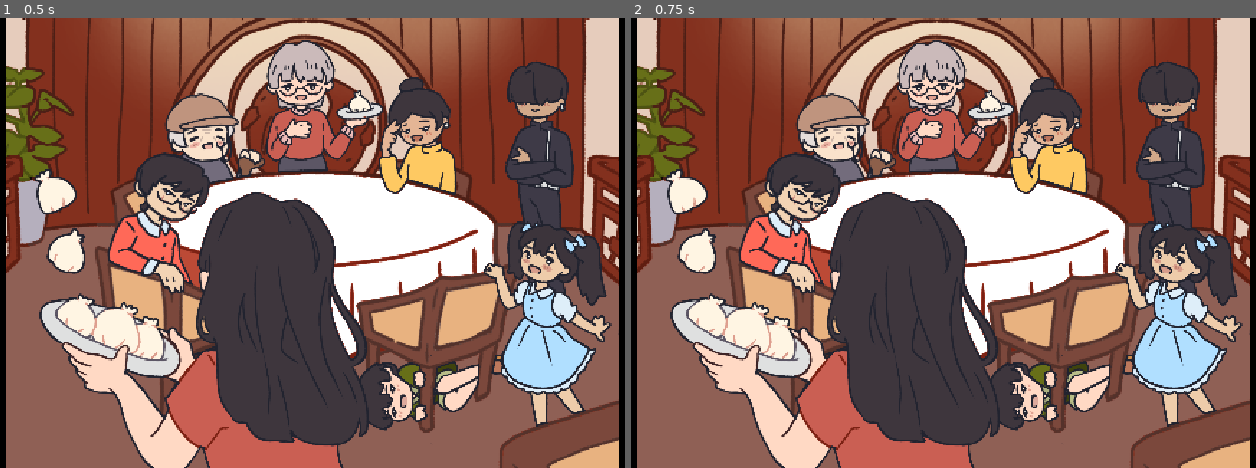
Above: before the commit, frames 1-2 (left to right).
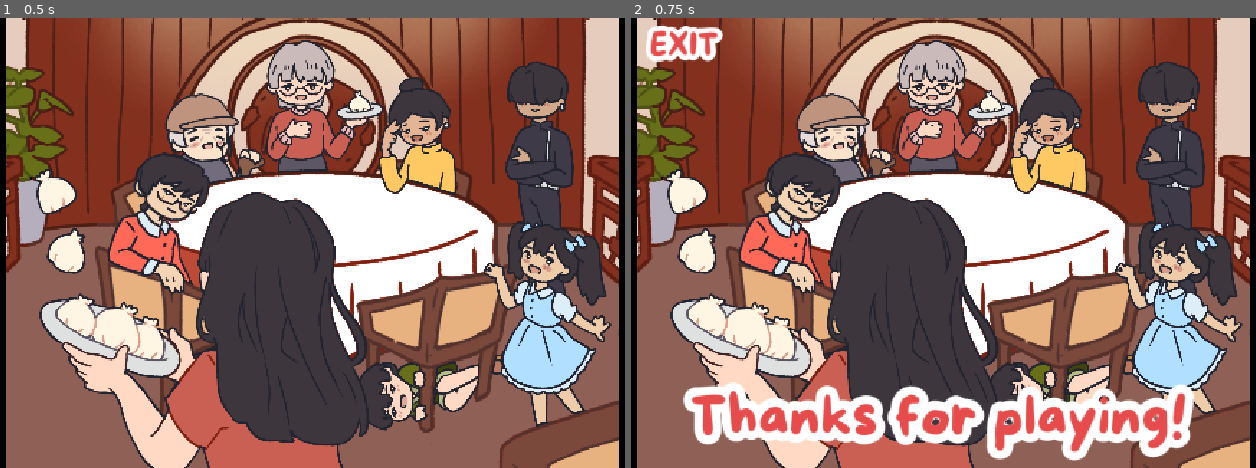
Above: after the commit, the same moments.

Repository: game-dev-besties/lupe_game
Game: Godot game, scene res://scenes/ending.tscn
Same seed, same stepped clock (60 frames per second), same inputs: the game is played once before the commit and once after it. This scene is started directly instead of the project's main scene.
Inputs (mouse positions are in pixels of both pictures, inside the frame that each line leads up to):
- Up to frame 1 (0.5 s): no input
- Up to frame 2 (0.75 s): tap Enter (ui_accept) at 0.5 s; move the mouse to (1118, 220) at 0.52 s; hold Right (ui_right) from 0.53 s (still down); hold Enter (ui_accept) from 0.53 s (still down); click (1118, 220) at 0.67 s

Frame 1 is identical in both runs. In frame 2, 9.4% of the frame differs, in the area x 2-91%, y 1-99%.

Commit message:
edited neddingi

Diff:
--- a/scenes/ending.tscn
+++ b/scenes/ending.tscn
@@ -1,9 +1,12 @@
-[gd_scene load_steps=3 format=3 uid="uid://2xnvnjwuapl5"]
+[gd_scene load_steps=5 format=3 uid="uid://2xnvnjwuapl5"]
 
 [ext_resource type="Texture2D" uid="uid://3wkrh1a16fxl" path="res://assets/cutscene/cutscene1.png" id="1_mqjok"]
+[ext_resource type="Script" uid="uid://d0ttd3404m58n" path="res://scripts/ending.gd" id="1_nfmnx"]
 [ext_resource type="AudioStream" uid="uid://cbeq58b14p01b" path="res://assets/FinalCutsceneZither.mp3" id="2_fyrdv"]
+[ext_resource type="FontFile" uid="uid://c5fngeyt7vs3s" path="res://assets/more-sugar.regular.ttf" id="4_qa3ag"]
 
 [node name="Node2D" type="Node2D"]
+script = ExtResource("1_nfmnx")
 
 [node name="ColorRect" type="ColorRect" parent="."]
 offset_left = -95.0
@@ -17,7 +20,49 @@
 scale = Vector2(0.396494, 0.396494)
 texture = ExtResource("1_mqjok")
 
-[node name="AudioStreamPlayer3D" type="AudioStreamPlayer3D" parent="."]
+[node name="AudioStreamPlayer2D" type="AudioStreamPlayer2D" parent="."]
 stream = ExtResource("2_fyrdv")
 autoplay = true
 parameters/looping = true
+
+[node name="Exit" type="Label" parent="."]
+offset_left = 153.0
+offset_top = 12.0
+offset_right = 254.0
+offset_bottom = 67.0
+theme_override_colors/font_color = Color(0.901961, 0.298039, 0.298039, 1)
+theme_override_colors/font_outline_color = Color(1, 1, 1, 1)
+theme_override_constants/outline_size = 30
+theme_override_fonts/font = ExtResource("4_qa3ag")
+theme_override_font_sizes/font_size = 45
+text = "EXIT"
+
+[node name="MenuButton" type="ColorRect" parent="Exit"]
+layout_mode = 1
+anchors_preset = -1
+anchor_left = -6.06905
+anchor_top = 4.96057
+anchor_right = -6.06905
+anchor_bottom = 4.96057
+offset_left = -160.026
+offset_top = -373.989
+offset_right = 713.974
+offset_bottom = -196.989
+color = Color(1, 1, 1, 0)
+metadata/_edit_use_anchors_ = true
+
+[node name="ThanksForPlaying" type="Label" parent="."]
+offset_left = 211.0
+offset_top = 528.0
+offset_right = 1151.0
+offset_bottom = 654.0
+theme_override_colors/font_color = Color(0.901961, 0.298039, 0.298039, 1)
+theme_override_colors/font_outline_color = Color(1, 1, 1, 1)
+theme_override_constants/outline_size = 50
+theme_override_fonts/font = ExtResource("4_qa3ag")
+theme_override_font_sizes/font_size = 80
+text = "Thanks for playing!"
+
+[connection signal="gui_input" from="Exit/MenuButton" to="." method="_on_menu_button_gui_input"]
+[connection signal="mouse_entered" from="Exit/MenuButton" to="." method="_on_menu_button_mouse_entered"]
+[connection signal="mouse_exited" from="Exit/MenuButton" to="." method="_on_menu_button_mouse_exited"]
--- a/scenes/game_loss.tscn
+++ b/scenes/game_loss.tscn
@@ -175,7 +175,6 @@
 offset_right = 713.974
 offset_bottom = -196.989
 color = Color(1, 1, 1, 0)
-metadata/_edit_use_anchors_ = true
 
 [node name="flute" type="AudioStreamPlayer2D" parent="."]
 stream = ExtResource("4_ismcj")
--- /dev/null
+++ b/scripts/ending.gd
@@ -0,0 +1,24 @@
+extends Node2D
+@onready var menu = load("res://scenes/main_menu.tscn") as PackedScene
+
+func _ready():
+	$Exit.visible = false
+	$ThanksForPlaying.visible = false
+
+func _process(delta):
+	if Input.is_action_just_pressed("ui_accept"):
+		$Exit.visible = true
+		$ThanksForPlaying.visible = true
+
+func _on_menu_button_mouse_entered() -> void:
+	$Exit.scale += Vector2(0.05, 0.05)
+
+func _on_menu_button_mouse_exited() -> void:
+	$Exit.scale -= Vector2(0.05, 0.05)
+
+
+func _on_menu_button_gui_input(event: InputEvent) -> void:
+	if event.is_action_pressed("ui_accept"):
+		Transition.transition()
+		await Transition.on_transition_finished
+		get_tree().change_scene_to_packed(menu)
Not shown: 1 places in scenes/cutscene.tscn that only renumber resources
Not shown, added: scripts/ending.gd.uid
